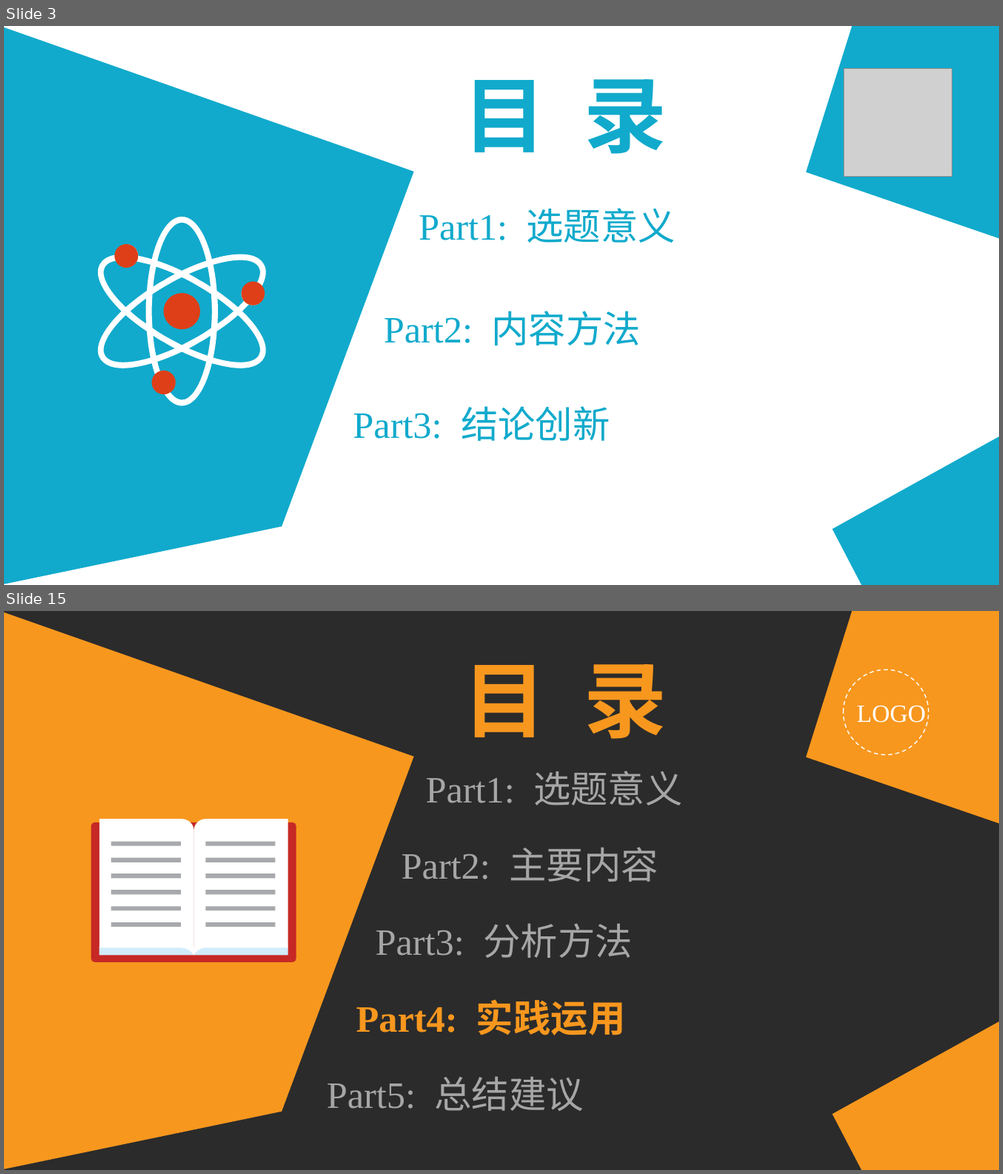
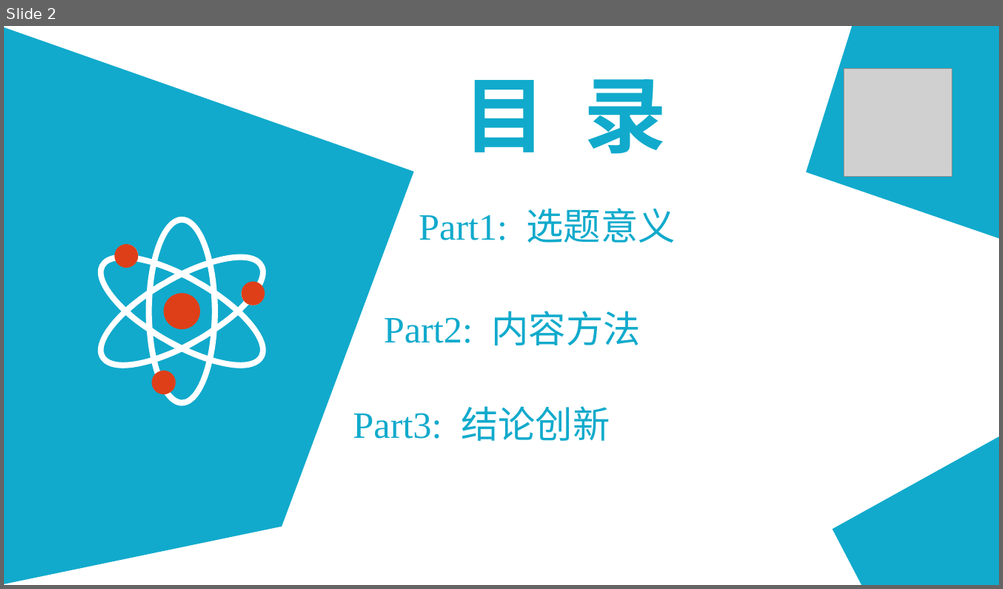
Before and after one commit to RyanWangg/FinalPaper, a slide deck: 毕业论文答辩展示.ppt. Shown one above the other, each under a label of ours: slides 3 and 15 before the commit, slide 2 after it; the slides between them are not shown. The pictures are 1003x1174 and 1003x589 pixels, drawn with LibreOffice and Linux fonts; fonts in the diff are those of the drawing; grey boxes stand for pictures; background and template pictures are left out; a plain dark background stands for a picture behind light text. Boxes give left, top, right and bottom in pixels: in the first picture for what was removed or moved away, otherwise in the second. Text is boxed around its words. In the diff, an @@ line names an element or a change of style, - is before the commit and + after.

```diff
--- a/毕业论文答辩展示.ppt
+++ b/毕业论文答辩展示.ppt
@@ slide 15 removed at <box>4,611,999,1170</box>, background picture (left out) @@
@@ freeform shape removed at <box>4,611,414,1170</box> @@
@@ freeform shape removed at <box>805,611,999,833</box> @@
@@ text removed at <box>464,664,667,739</box> @@
-目 录
@@ ellipse removed at <box>842,670,928,755</box> @@
@@ text removed at <box>856,705,925,723</box> @@
-LOGO
@@ text removed at <box>426,771,683,806</box> @@
-Part1: 选题意义
@@ text removed at <box>401,847,658,882</box> @@
-Part2: 主要内容
@@ group removed at <box>91,819,296,963</box>: 13 rectangles, 4 freeform shapes @@
@@ text removed at <box>375,923,632,958</box> @@
-Part3: 分析方法
@@ freeform shape removed at <box>784,967,999,1170</box> @@
@@ text removed at <box>356,999,626,1036</box> @@
-Part4: 实践运用
@@ text removed at <box>327,1076,583,1111</box> @@
-Part5: 总结建议
@@ what was slide 3 is now slide 2 @@
```
Also in this commit, not shown: 4 slides changed, 8 slides added, 14 other slides removed.
